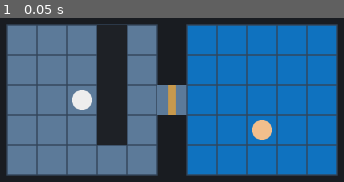
Above: before the commit, frame 1.
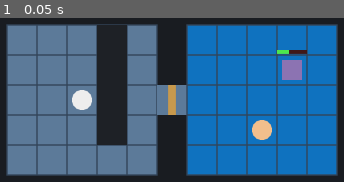
Above: after the commit, the same moment.

Repository: ryanshumway/GDScriptGame
Game: Godot game, scene res://scenes/main.tscn
Two runs of this game, one before a commit and one after it. Both use one fixed random seed, a clock stepped at 60 frames per second and the inputs below.
Inputs:
- Up to frame 1 (0.05 s): no input

The runs differ from the first frame. In frame 1, 0.9% of the frame differs, in the area x 80-90%, y 19-38%.

Commit message:
Step 7a: add a station with health and a health bar
Co-Authored-By: Claude Opus 5.5 <noreply@anthropic.com>

Diff:
--- a/scenes/main.tscn
+++ b/scenes/main.tscn
@@ -6,6 +6,7 @@
 [ext_resource type="PackedScene" path="res://scenes/door.tscn" id="4_door"]
 [ext_resource type="Script" path="res://scripts/tile_highlight.gd" id="5_highlight"]
 [ext_resource type="PackedScene" path="res://scenes/wall.tscn" id="6_wall"]
+[ext_resource type="PackedScene" path="res://scenes/station.tscn" id="7_station"]
 
 [node name="Main" type="Node2D" unique_id=972698724]
 
@@ -26,6 +27,9 @@
 grid_position = Vector2i(3, 0)
 size_in_tiles = Vector2i(1, 4)
 
+[node name="Station" parent="Floorplan" instance=ExtResource("7_station")]
+grid_position = Vector2i(9, 1)
+
 [node name="TileHighlight" type="Node2D" parent="Floorplan"]
 visible = false
 script = ExtResource("5_highlight")
--- /dev/null
+++ b/scenes/station.tscn
@@ -0,0 +1,6 @@
+[gd_scene format=3]
+
+[ext_resource type="Script" path="res://scripts/station.gd" id="1_station"]
+
+[node name="Station" type="Node2D"]
+script = ExtResource("1_station")
--- /dev/null
+++ b/scripts/station.gd
@@ -0,0 +1,36 @@
+class_name Station
+extends Node2D
+## A spot in a room where crew work. It has health and shows a health bar.
+
+## Which floorplan tile the station sits on.
+@export var grid_position := Vector2i(0, 0)
+@export var max_health := 100.0
+## Current health. Always kept between 0 and max_health.
+@export var health := 40.0:
+	set(value):
+		health = clampf(value, 0.0, max_health)
+		queue_redraw()
+@export var color := Color(0.55, 0.45, 0.7)
+@export var bar_color := Color(0.3, 0.9, 0.3)
+@export var bar_background_color := Color(0.25, 0.1, 0.1)
+
+
+func _ready() -> void:
+	position = Vector2(grid_position * Room.TILE_SIZE)
+
+
+func _draw() -> void:
+	var size := Room.TILE_SIZE
+	# The station itself: a square inset a little from the tile's edges.
+	draw_rect(Rect2(8, 8, size - 16, size - 16), color)
+
+	# Health bar just above the tile: dark background, then green for the health left.
+	var bar_height := 6.0
+	var bar_top := -bar_height - 2.0
+	draw_rect(Rect2(0, bar_top, size, bar_height), bar_background_color)
+	draw_rect(Rect2(0, bar_top, size * health / max_health, bar_height), bar_color)
+
+
+## True if a floorplan tile is this station's tile.
+func has_tile(tile: Vector2i) -> bool:
+	return tile == grid_position
Not shown, added: scripts/station.gd.uid
Not shown, changed: LEARNING.md
